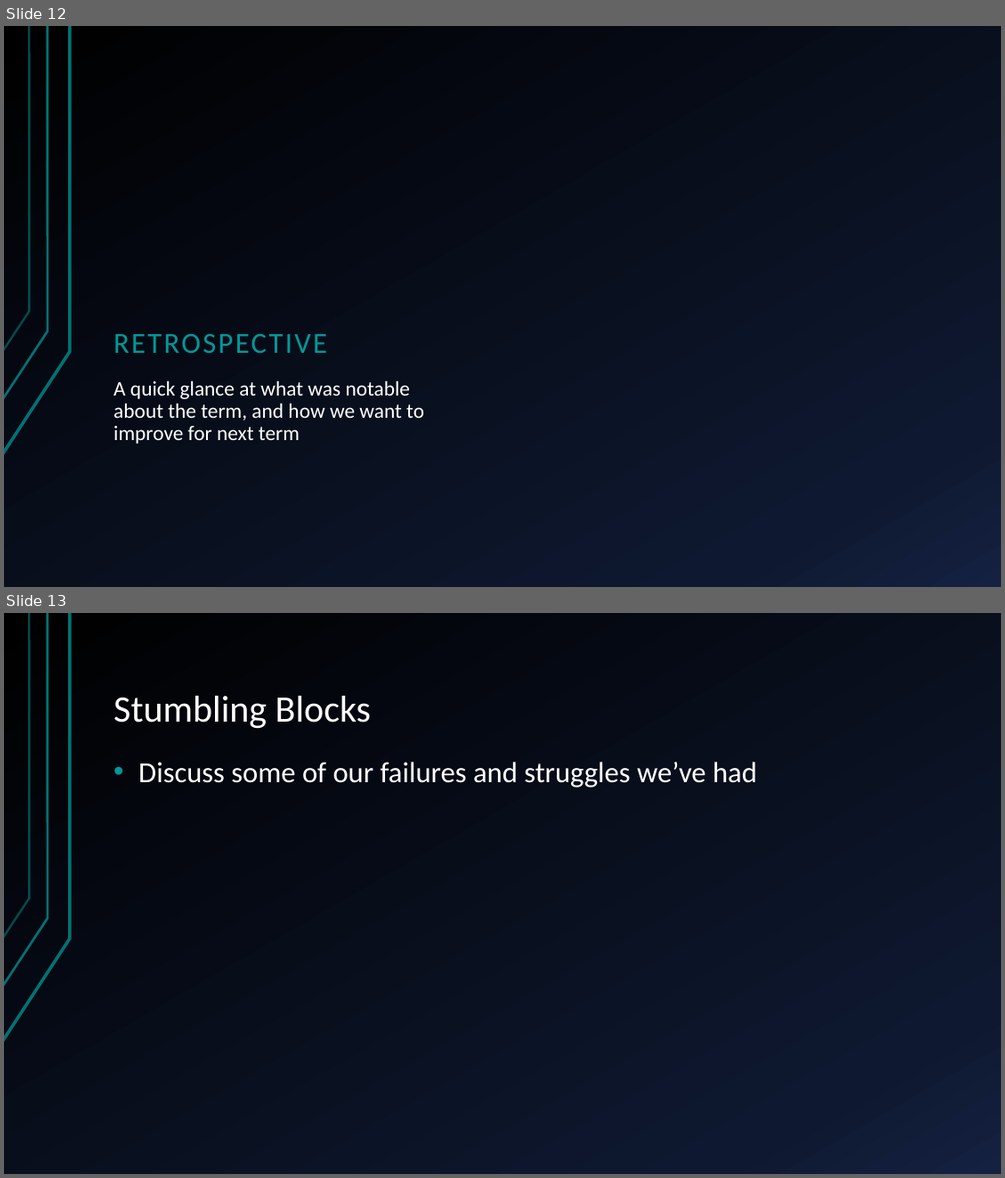
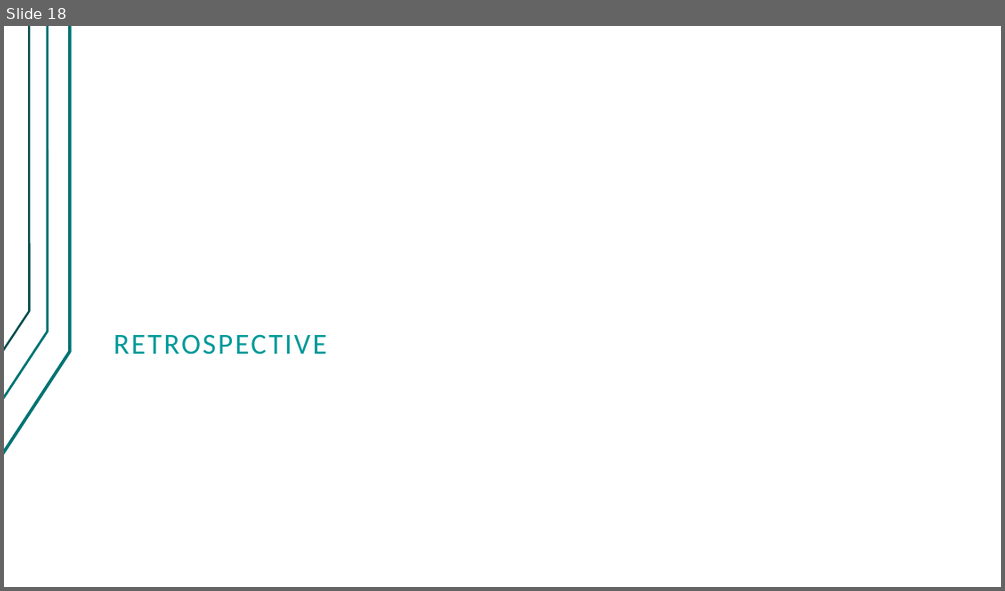
Before and after one commit to giacoppd/Security-For-Robotics, a slide deck: docs/progress_report/progress_report.pptx. Shown one above the other, each under a label of ours: slides 12 and 13 before the commit, slide 18 after it. The pictures are 1005x1178 and 1005x591 pixels, drawn with LibreOffice and Linux fonts; fonts in the diff are those of the drawing. Boxes give left, top, right and bottom in pixels: in the first picture for what was removed or moved away, otherwise in the second. Text is boxed around its words. In the diff, an @@ line names an element or a change of style, - is before the commit and + after.

```diff
--- a/docs/progress_report/progress_report.pptx
+++ b/docs/progress_report/progress_report.pptx
@@ slide 13 removed at box(4, 613, 1001, 1174), background gradient #000000 to #0F1931 to #142242; not listed: 3 template elements that a slide beside it also shows @@
@@ title removed at box(113, 696, 371, 729) @@
-Stumbling Blocks
@@ text removed at box(138, 762, 757, 787) @@
-• Discuss some of our failures and struggles we’ve had
@@ what was slide 12 is now slide 18 @@
@@ slide 18 changed as well @@
@@ background gradient #000000 to #0F1931 to #142242 to #FFFFFF @@
@@ freeform shape at box(4, 26, 70, 453): outline redrawn @@
@@ freeform shape at box(4, 26, 48, 399): outline #007373 2.25 pt to #007373 2.24 pt @@
@@ freeform shape at box(4, 26, 30, 351): outline #007373 2 pt to #004D4D 2 pt @@
@@ text "RETROSPECTIVE" at box(113, 334, 326, 354): line spacing 0.9 to 1 @@
@@ text removed at box(113, 380, 424, 443) @@
-A quick glance at what was notable about the term, and how we want to improve for next term
```
Also in this commit, not shown: 13 other slides changed, 7 slides added.
